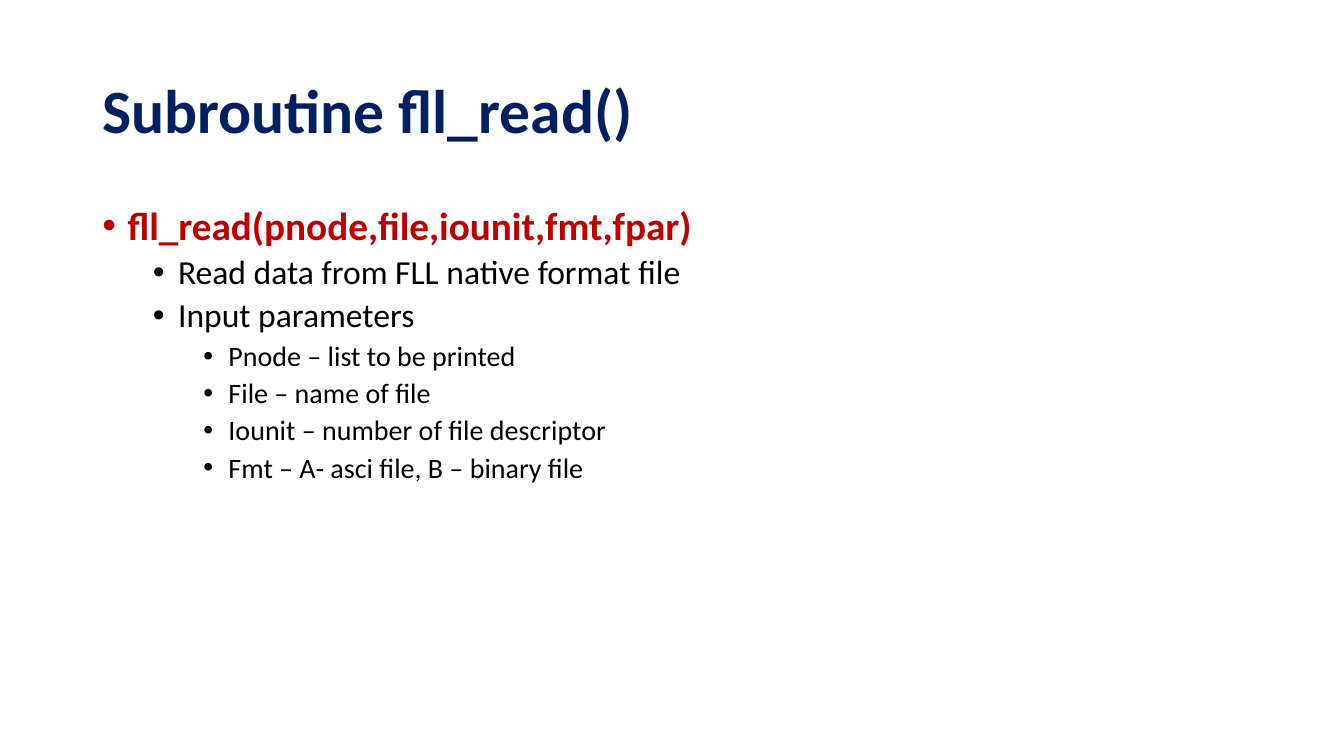
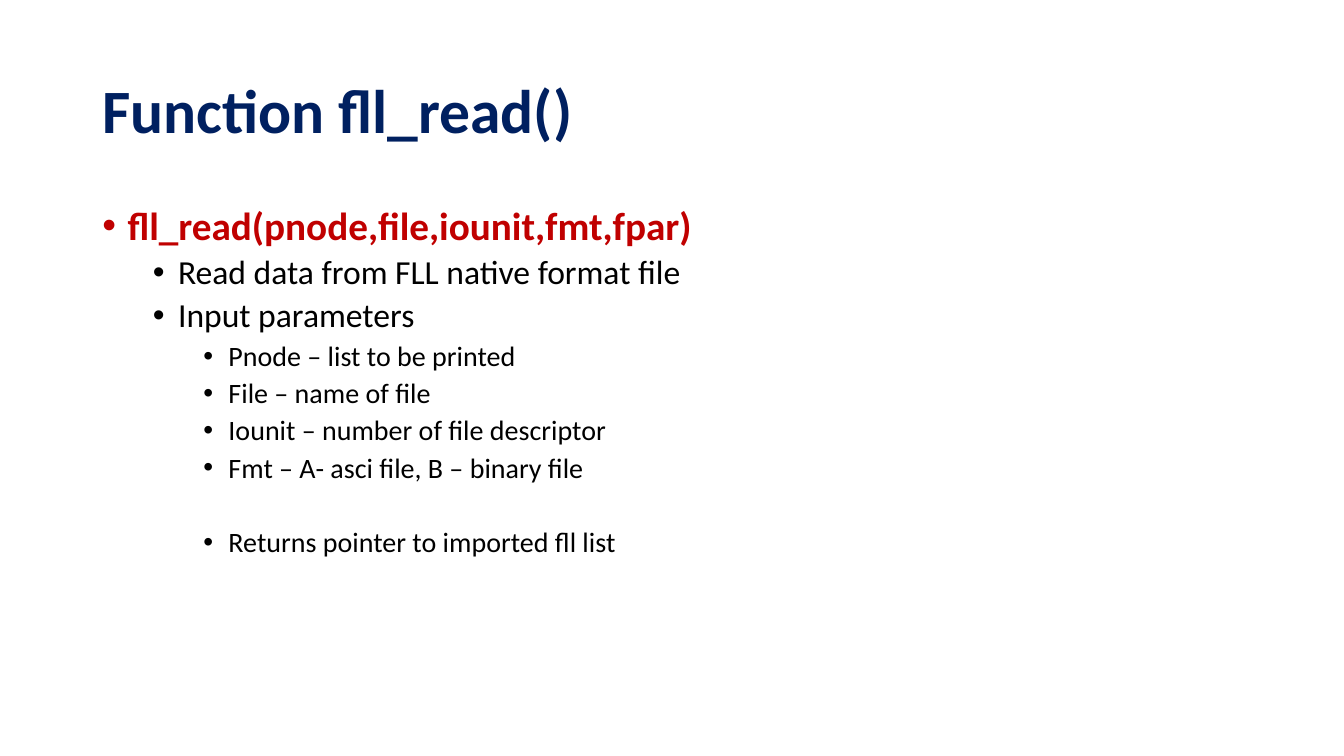
Before and after one commit to ZedThree/fort_depend.py, a slide deck: slide 19 of fll–FortranLinkedListLibrary.pptx (slide 18 before the commit). Drawn at 1344x756 pixels with LibreOffice and Linux fonts; fonts in the diff are those of the drawing. Boxes give left, top, right and bottom in pixels: in the first picture for what was removed or moved away, otherwise in the second. Text is boxed around its words. In the diff, an @@ line names an element or a change of style, - is before the commit and + after.

```diff
--- a/fll–FortranLinkedListLibrary.pptx
+++ b/fll–FortranLinkedListLibrary.pptx
@@ title at <box>102,87,572,142</box>: text changed @@
-Subroutine fll_read()
+Function fll_read()
@@ text at <box>228,532,615,557</box>: paragraph added @@
+    • Returns pointer to imported fll list
```
Also in this commit, not shown: 15 other slides changed, 4 slides added, 1 other file.
